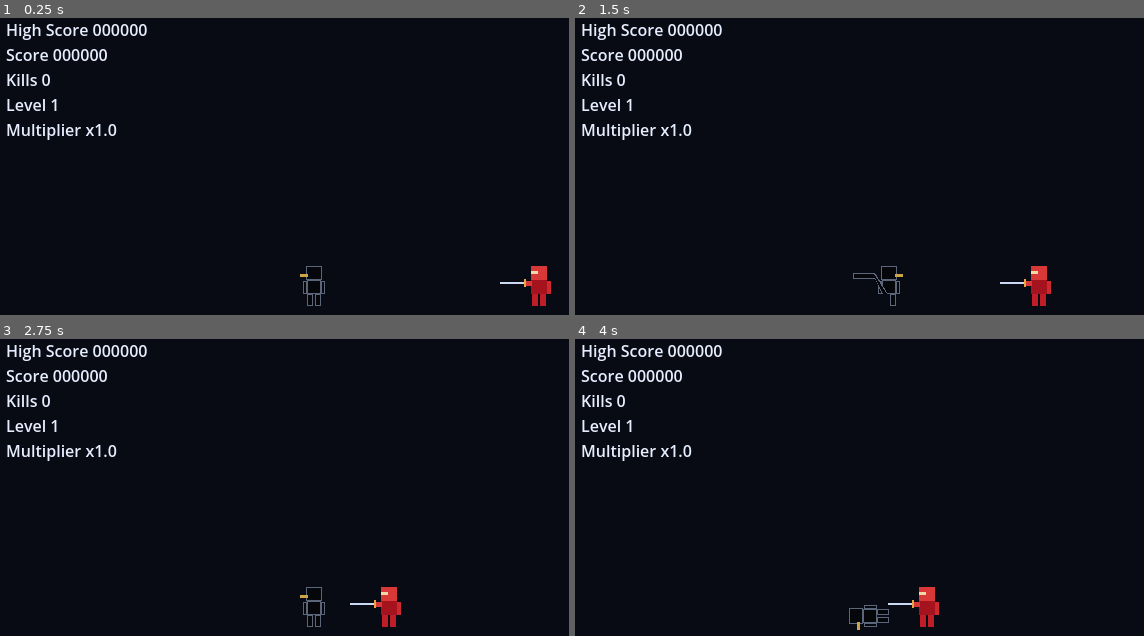
Above: before the commit, frames 1-4 (two rows, left to right).
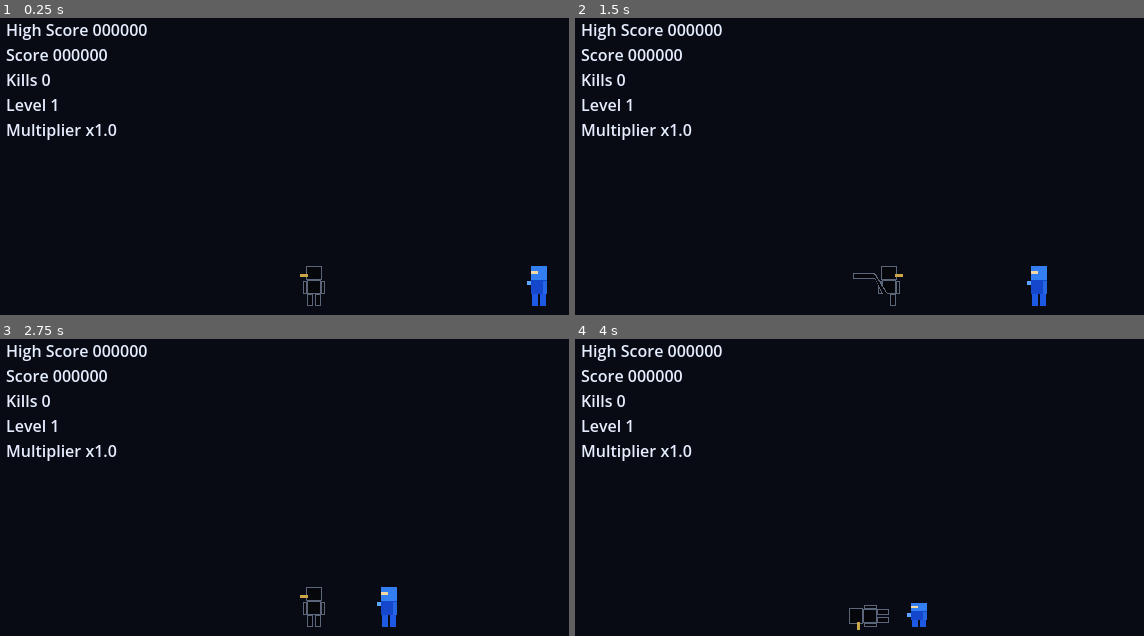
Above: after the commit, the same moments.

Repository: selymax79/Moonfall-Dojo
Game: Godot game, scene res://scenes/main.tscn
Two runs of this game, one before a commit and one after it. Both use one fixed random seed, a clock stepped at 60 frames per second and the inputs below.
Inputs:
- Up to frame 1 (0.25 s): no input
- Up to frame 2 (1.5 s): hold Right (turn_right) 0.53-1.28 s; hold Down (duck) 0.53-1.28 s; tap Up (jump) at 0.77 s; hold Left (turn_left) from 1.28 s (still down); tap X (kick) at 1.35 s
- Up to frame 3 (2.75 s): tap Up (jump) at 1.52 s; release Left (turn_left) at 2.03 s; hold Right (turn_right) from 2.03 s (still down); hold Z (punch) from 2.03 s (still down)
- Up to frame 4 (4 s): release Z (punch) at 2.78 s; tap Down (duck) at 2.85 s; tap Up (jump) at 3.02, 3.77 s; release Right (turn_right) at 3.53 s; hold Left (turn_left) from 3.53 s (still down); hold X (kick) from 3.53 s (still down)

The runs differ from the first frame. In frame 1, 0.4% of the frame differs, in the area x 87-97%, y 83-97%; in frame 2, 0.4%; in frame 3, 0.4%; in frame 4, 0.5%, in the area x 55-64%, y 83-97%.

Commit message:
Add bidirectional barrel threat

Diff:
--- /dev/null
+++ b/scenes/barrel.tscn
@@ -0,0 +1,37 @@
+[gd_scene load_steps=3 format=3]
+
+[ext_resource type="Script" path="res://scripts/barrel.gd" id="1"]
+
+[sub_resource type="CircleShape2D" id="Body"]
+radius = 4.0
+
+[node name="Barrel" type="Area2D"]
+collision_layer = 0
+collision_mask = 0
+monitoring = false
+monitorable = false
+script = ExtResource("1")
+
+[node name="BodyShape" type="CollisionShape2D" parent="."]
+position = Vector2(0, -4)
+shape = SubResource("Body")
+disabled = true
+
+[node name="Visuals" type="Node2D" parent="."]
+position = Vector2(0, -4)
+
+[node name="Rim" type="Polygon2D" parent="Visuals"]
+color = Color(0.24, 0.14, 0.07, 1)
+polygon = PackedVector2Array(0, -4, 2, -3.464, 3.464, -2, 4, 0, 3.464, 2, 2, 3.464, 0, 4, -2, 3.464, -3.464, 2, -4, 0, -3.464, -2, -2, -3.464)
+
+[node name="Wood" type="Polygon2D" parent="Visuals"]
+color = Color(0.74, 0.43, 0.17, 1)
+polygon = PackedVector2Array(0, -3, 2.12, -2.12, 3, 0, 2.12, 2.12, 0, 3, -2.12, 2.12, -3, 0, -2.12, -2.12)
+
+[node name="Band" type="Polygon2D" parent="Visuals"]
+color = Color(0.95, 0.77, 0.40, 1)
+polygon = PackedVector2Array(-2.5, -1, 2.5, -1, 2.5, 0, -2.5, 0)
+
+[node name="Bung" type="Polygon2D" parent="Visuals"]
+color = Color(0.24, 0.14, 0.07, 1)
+polygon = PackedVector2Array(0, 1, 1, 1, 1, 2, 0, 2)
--- /dev/null
+++ b/scripts/barrel.gd
@@ -0,0 +1,44 @@
+## A rolling floor obstacle. Main advances Player first, then movement and direct collision queries.
+## It is not an Assassin: Main never sends Player attacks here, and passage awards no points yet.
+## The scene's 4 px radius preserves roughly 176 ms of Jump input opportunity at 60 px/s.
+extends Area2D
+
+# Main supplies the same Level speed as Assassins before entering the tree.
+var movement_speed: float = 60.0
+# +1 enters from the right; -1 reflects the travel direction from the left.
+var entry_side: int = 1
+var is_complete: bool = false
+
+@onready var body_shape: CollisionShape2D = $BodyShape
+@onready var visuals: Node2D = $Visuals
+
+
+func configure_entry(side: int) -> void:
+	assert(side == 1 or side == -1)
+	entry_side = side
+
+
+## Roll only the artwork: distance/radius gives the rotation without rotating the collision shape.
+func advance_tick(delta: float) -> void:
+	if is_complete:
+		return
+	var travel: float = -entry_side * movement_speed * delta
+	position.x += travel
+	visuals.rotation += travel / body_shape.shape.radius
+
+
+## The adaptive Player rectangle decides survival, regardless of action or facing.
+## Check damage before passage so a lethal collision cannot also complete the encounter.
+func resolve_contact(player: Node2D) -> void:
+	if is_complete or player.is_dead:
+		return
+	if body_shape.shape.collide(body_shape.global_transform, player.hurtbox.shape, player.hurtbox.global_transform):
+		player.receive_hit()
+		return
+	# Both actors use unscaled world-space collision shapes. Require the whole circle to pass
+	# the far edge of Player's body, even if Player is still airborne when it gets there.
+	var separation: float = entry_side * (body_shape.global_position.x - player.hurtbox.global_position.x)
+	var passage_distance: float = body_shape.shape.radius + player.hurtbox.shape.size.x / 2.0
+	if separation < -passage_distance:
+		is_complete = true
+		queue_free()
--- a/scripts/main.gd
+++ b/scripts/main.gd
@@ -1,15 +1,16 @@
-## Runs one random Assassin encounter at a time, with Player-first combat resolution.
+## Runs one random threat at a time, with Player-first Assassin combat and spatial Barrel dodging.
 ## Both actors share this scene's coordinate space; their scripts do not tick themselves.
 extends Node2D
 
-const ASSASSIN_SCENES = [preload("res://scenes/red_assassin.tscn"), preload("res://scenes/blue_assassin.tscn")]
-const ASSASSIN_START_POSITION := Vector2(560, 300)
+enum ThreatType { RED, BLUE, BARREL }
+const THREAT_SCENES = [preload("res://scenes/red_assassin.tscn"), preload("res://scenes/blue_assassin.tscn"), preload("res://scenes/barrel.tscn")]
+const THREAT_START_POSITION := Vector2(560, 300)
 const BASE_APPROACH_SPEED: float = 60.0
 const APPROACH_SPEED_PER_LEVEL: float = 5.0
 # Speed plateaus at Level 9: a conservative cap with about 195 ms of theoretical Blue input opportunity.
 # This is a tuning limit, not a mathematical impossibility boundary; attack timings stay fixed.
 const MAX_APPROACH_SPEED: float = 100.0
-# A brief breathing space after a kill; negative means no spawn is pending.
+# A brief breathing space after a kill or completed Barrel passage; negative means no spawn is pending.
 const NEXT_SPAWN_DELAY: float = 0.85
 const POINTS_PER_KILL: int = 100
 const HANDLED_THREATS_PER_LEVEL: int = 4
@@ -21,7 +22,8 @@
 var run_start_level: int = 1
 var level: int = 1
 var spawn_countdown: float = -1.0
-var active_assassin = null
+var active_threat = null
+var active_threat_type: ThreatType = ThreatType.RED
 var encounter_rng := RandomNumberGenerator.new()
 
 @onready var player = $Player
@@ -42,7 +44,7 @@
 	level = run_start_level
 	load_high_score()
 	update_hud()
-	spawn_assassin()
+	spawn_threat()
 
 
 ## Load each fresh scene, including F2 reloads. Missing or invalid data leaves a zero record.
@@ -93,42 +95,54 @@
 
 
 ## Choose type and entry side independently; repeated types and sides are valid encounters.
-func spawn_assassin() -> void:
-	if player.is_dead or is_instance_valid(active_assassin):
+func spawn_threat() -> void:
+	if player.is_dead or is_instance_valid(active_threat):
 		return
-	active_assassin = ASSASSIN_SCENES[encounter_rng.randi_range(0, 1)].instantiate()
+	active_threat_type = encounter_rng.randi_range(0, 2) as ThreatType
+	active_threat = THREAT_SCENES[active_threat_type].instantiate()
 	# Keep this second draw unconditional so seeded runs always consume type, then side.
 	var entry_side: int = 1 if encounter_rng.randi_range(0, 1) == 0 else -1
-	active_assassin.configure_entry(entry_side)
-	# Snapshot this level's speed at spawn; later level changes never modify an existing enemy.
-	active_assassin.movement_speed = minf(BASE_APPROACH_SPEED + APPROACH_SPEED_PER_LEVEL * (level - 1), MAX_APPROACH_SPEED)
-	active_assassin.position = ASSASSIN_START_POSITION
+	active_threat.configure_entry(entry_side)
+	# Snapshot this level's speed at spawn; later level changes never modify an existing threat.
+	active_threat.movement_speed = minf(BASE_APPROACH_SPEED + APPROACH_SPEED_PER_LEVEL * (level - 1), MAX_APPROACH_SPEED)
+	active_threat.position = THREAT_START_POSITION
 	# Reflect the authored right spawn around Player: x=560 becomes x=80 at Player x=320.
-	active_assassin.position.x = player.position.x + entry_side * (ASSASSIN_START_POSITION.x - player.position.x)
-	add_child(active_assassin)
+	active_threat.position.x = player.position.x + entry_side * (THREAT_START_POSITION.x - player.position.x)
+	add_child(active_threat)
 	spawn_countdown = -1.0
 
 
 ## Godot calls this at the fixed physics rate. Update both poses before testing their shapes.
 func _physics_process(delta: float) -> void:
 	player.advance_tick(delta)
-	# Death cancels spawning but still lets the surviving enemy finish its existing recovery.
+	# Death freezes a Barrel but still lets a surviving Assassin finish its existing recovery.
 	if player.is_dead:
 		spawn_countdown = -1.0
-		if is_instance_valid(active_assassin):
-			active_assassin.advance_tick(delta, player.position.x, true)
+		if is_instance_valid(active_threat) and active_threat_type != ThreatType.BARREL:
+			active_threat.advance_tick(delta, player.position.x, true)
 		return
-	if not is_instance_valid(active_assassin):
+	if not is_instance_valid(active_threat):
 		if spawn_countdown >= 0.0:
 			spawn_countdown = maxf(0.0, spawn_countdown - delta)
 			if is_zero_approx(spawn_countdown):
-				spawn_assassin()
-		# A newly spawned enemy starts moving on the following tick.
+				spawn_threat()
+		# A newly spawned threat starts moving on the following tick.
 		return
-	active_assassin.advance_tick(delta, player.position.x, false)
+	if active_threat_type == ThreatType.BARREL:
+		active_threat.advance_tick(delta)
+		# Player's adaptive hurtbox is already current. Collision precedes completion.
+		active_threat.resolve_contact(player)
+		if player.is_dead:
+			spawn_countdown = -1.0
+		elif active_threat.is_complete:
+			# Barrel dodges currently end encounters without score, counters or save writes.
+			active_threat = null
+			spawn_countdown = NEXT_SPAWN_DELAY
+		return
+	active_threat.advance_tick(delta, player.position.x, false)
 	# Player hits always resolve first, including simultaneous valid strikes.
-	player.resolve_attack(active_assassin)
-	if active_assassin.is_dead:
+	player.resolve_attack(active_threat)
+	if active_threat.is_dead:
 		# Award once here before clearing the reference, independently of deferred node removal.
 		# Score before advancing Level: the completion kill uses the old multiplier.
 		var half_units: int = get_multiplier_half_units()
@@ -139,14 +153,14 @@
 			high_score = score
 			save_high_score()
 		kills += 1
-		# Kills are all handled threats for now; future dodges can contribute to this total.
+		# Only kills advance Level for now; Barrel dodges deliberately do not contribute yet.
 		@warning_ignore("integer_division")
 		level = run_start_level + kills / HANDLED_THREATS_PER_LEVEL
 		update_hud()
 		# The flag is immediate; queue_free() happens later. Start counting on the next tick.
-		active_assassin = null
+		active_threat = null
 		spawn_countdown = NEXT_SPAWN_DELAY
 		return
-	active_assassin.resolve_attack(player)
+	active_threat.resolve_attack(player)
 	if player.is_dead:
 		spawn_countdown = -1.0
